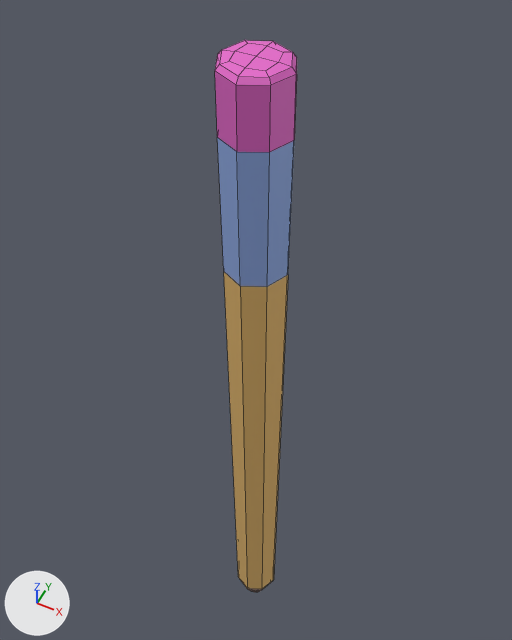
An edit to the FBX model Assets/Resources/Meshes/Background/background_pencil.fbx, drawn before and after from the same camera.
Rendered twice from a camera (50 mm lens) standing at (0.0329, -0.0658, 0.1923) and looking at (-0.0074, 0.0147, 0.0916). The lights are fixed; the arrows at lower left show +X, +Y and +Z. Mesh edges are drawn as thin lines. Where no turn or scale is listed for an object, it has been applied to the vertices.

The first picture shows 'pencil'.
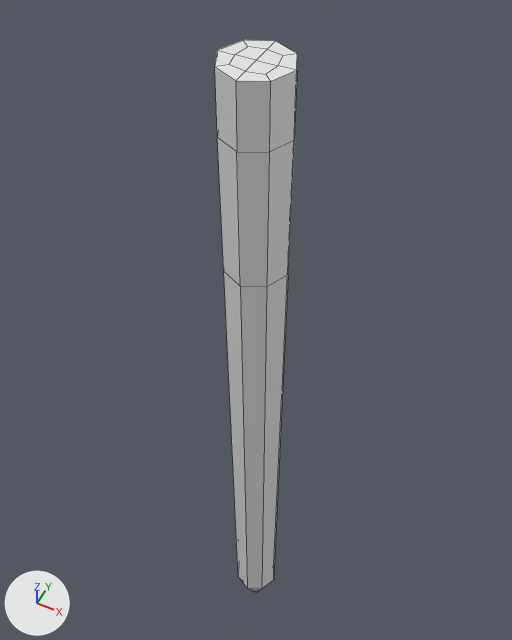
The newer file is also turned or shifted as a whole; pictures and numbers use the older file's frame.

Pixel boxes [x1, y1, x2, y2] of what changed, in the pictures (512 x 640 px; the box of a moved part takes in the faces that stretch with it):
part 1 of me_cylinder, cut back: before [242, 581, 272, 592]; after [248, 588, 261, 592]
part 2 of me_cylinder, moved or reshaped: [215, 40, 297, 152] in both
part 3 of me_cylinder, recoloured: [224, 272, 288, 589] in both
part 4 of me_cylinder, recoloured (blue to white): [217, 137, 294, 287] in both
part 5 of me_cylinder, recoloured: before [229, 43, 283, 71]; after [229, 47, 283, 74]

Patch to the scene script:
```diff
--- a/Assets/Resources/Meshes/Background/background_pencil.fbx.py
+++ b/Assets/Resources/Meshes/Background/background_pencil.fbx.py
@@ mat_pencil @@
+mat_pencil = principled_material('Pencil')
+mat_pencil.base_color = (0.8, 0.8, 0.8)  # white #e7e7e7
@@ me_cylinder @@
 # used by ob_pencil; location = (0.0, 0.0, 0.0)
-me_cylinder.from_pydata(...)  # 90 vertices, 88 faces; spans x -0.005..0.005, y -0.005..0.005, z 0.0..0.153
-me_cylinder.materials.append(mat_pencil_tip)  # beige #e7bcae
-me_cylinder.materials.append(mat_pencil_lead)  # black #353535
+me_cylinder.from_pydata(...)  # 58 vertices, 56 faces; spans x -0.005..0.005, y -0.005..0.005, z 0.0..0.153
+# me_cylinder part 1
+# 24 vertices are removed from x -0.005..0.005, y -0.005..0.005, z 0.007..0.013
+# 32 faces are deleted
+# 8 new faces join them
+# me_cylinder part 2
+# 8 vertices are removed from x -0.004..0.004, y -0.004..0.004, z 0.153
+# 24 faces are deleted
+# 16 new faces join them
+# me_cylinder part 3: 8 faces spanning x -0.005..0.005, y -0.005..0.005, z 0.013..0.122 switch from mat_pencil_shaft (orange #e7ba6e) to mat_pencil (white #e7e7e7)
+# me_cylinder part 4: 8 faces spanning x -0.005..0.005, y -0.005..0.005, z 0.122..0.144 switch from mat_pencil_metal (blue #92ade7) to mat_pencil (white #e7e7e7)
+# me_cylinder part 5: 4 faces spanning x -0.003..0.003, y -0.003..0.003, z 0.153 switch from mat_pencil_eraser (pink #e769cc) to mat_pencil (white #e7e7e7)
```
